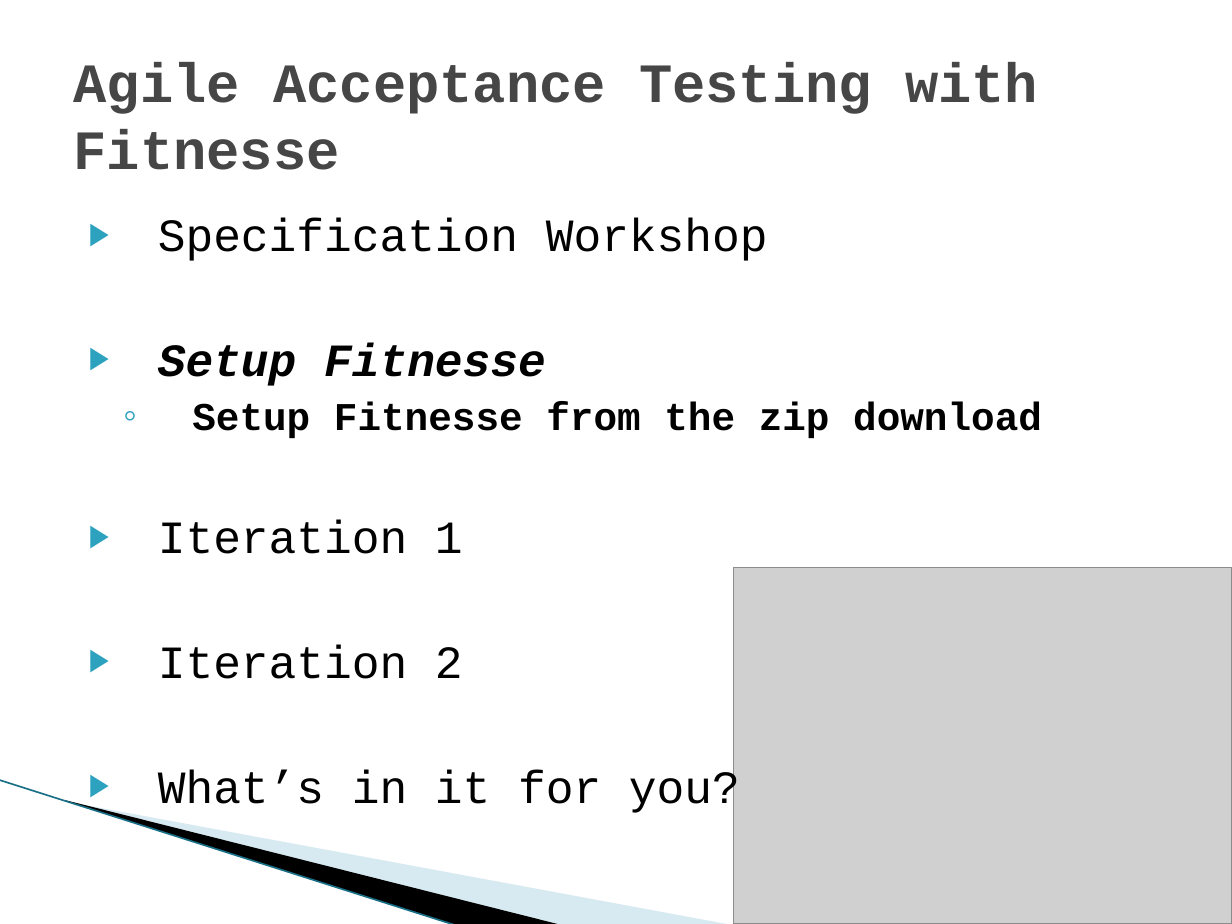
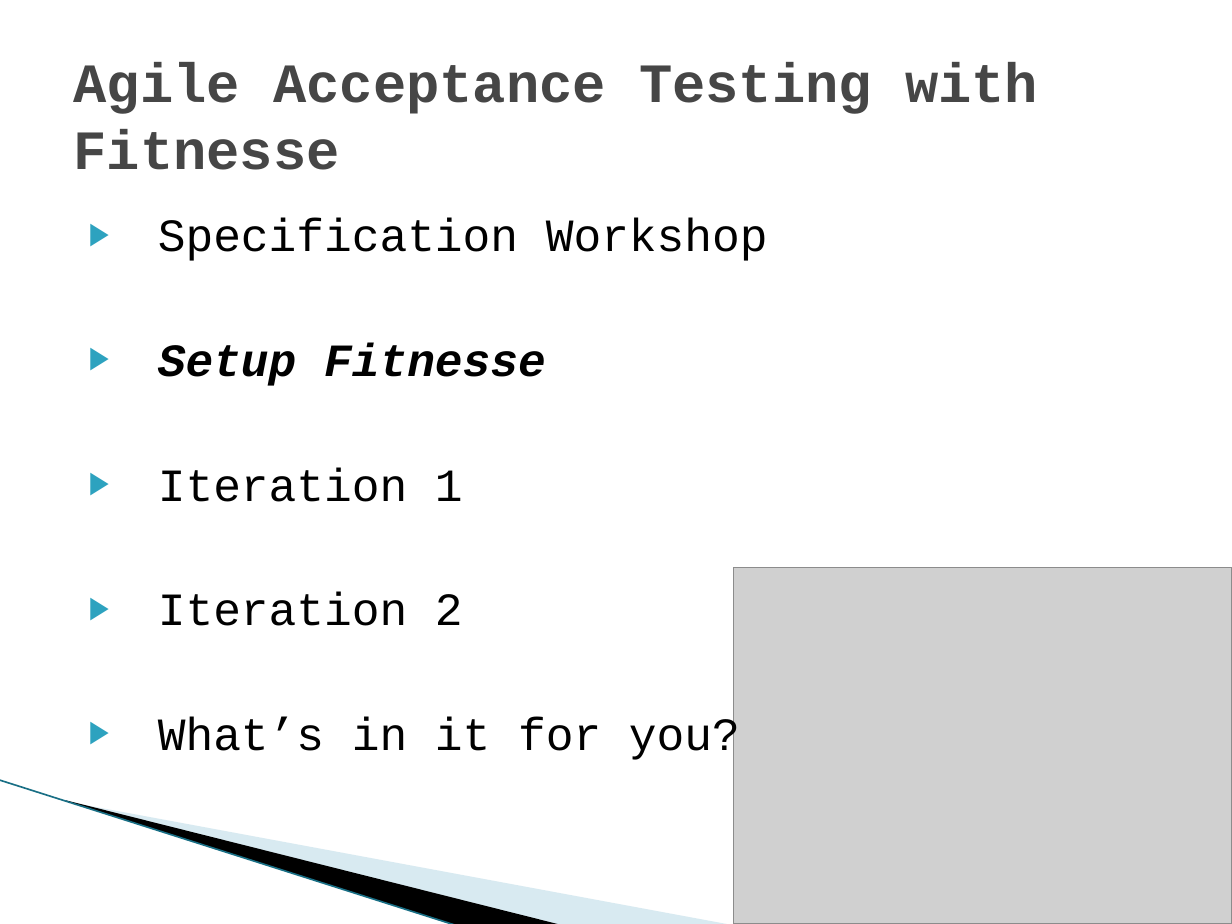
Before and after one commit to michelgrootjans/agileacceptancetesting, a slide deck: slide 14 of Slides/20090604_Ihc_AgileAcceptanceTesting.pptx. Drawn at 1232x924 pixels with LibreOffice and Linux fonts; fonts in the diff are those of the drawing; grey boxes stand for pictures; background and template pictures are left out. Boxes give left, top, right and bottom in pixels: in the first picture for what was removed or moved away, otherwise in the second. Text is boxed around its words. In the diff, an @@ line names an element or a change of style, - is before the commit and + after.

Commit message:
Slides for FitNesse Setup

```diff
--- a/Slides/20090604_Ihc_AgileAcceptanceTesting.pptx
+++ b/Slides/20090604_Ihc_AgileAcceptanceTesting.pptx
@@ text at (x1=192, y1=402, x2=1042, y2=438): paragraph removed @@
-  ◦ Setup Fitnesse from the zip download
```
Also in this commit, not shown: 3 slides added.
